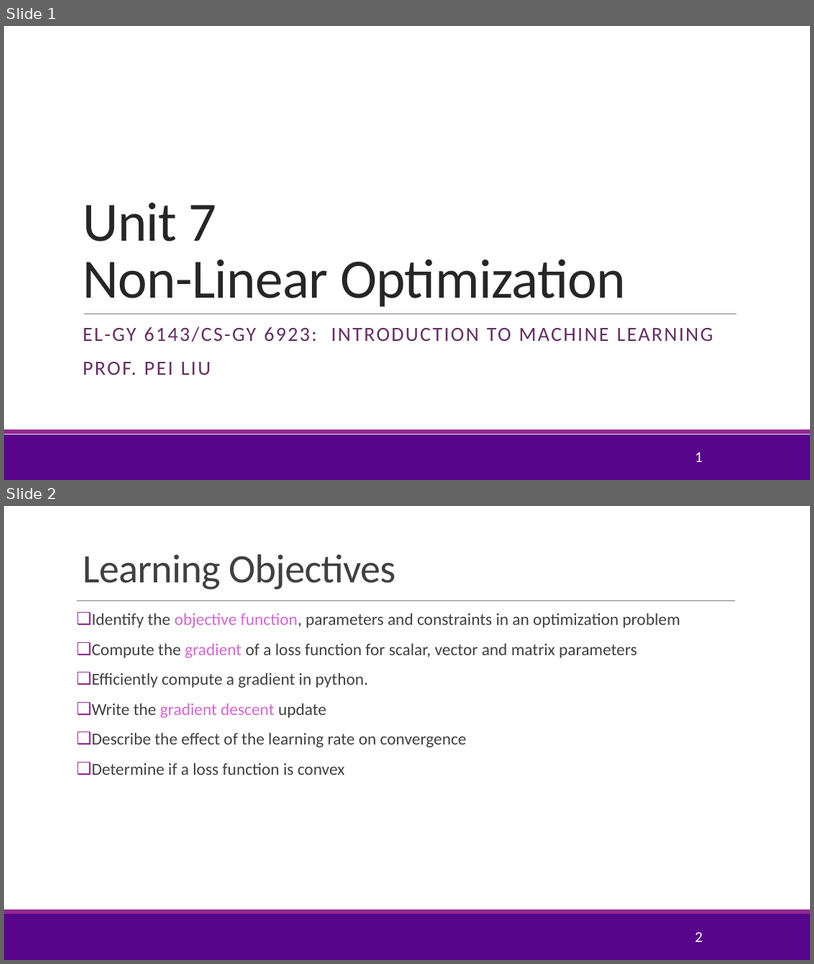
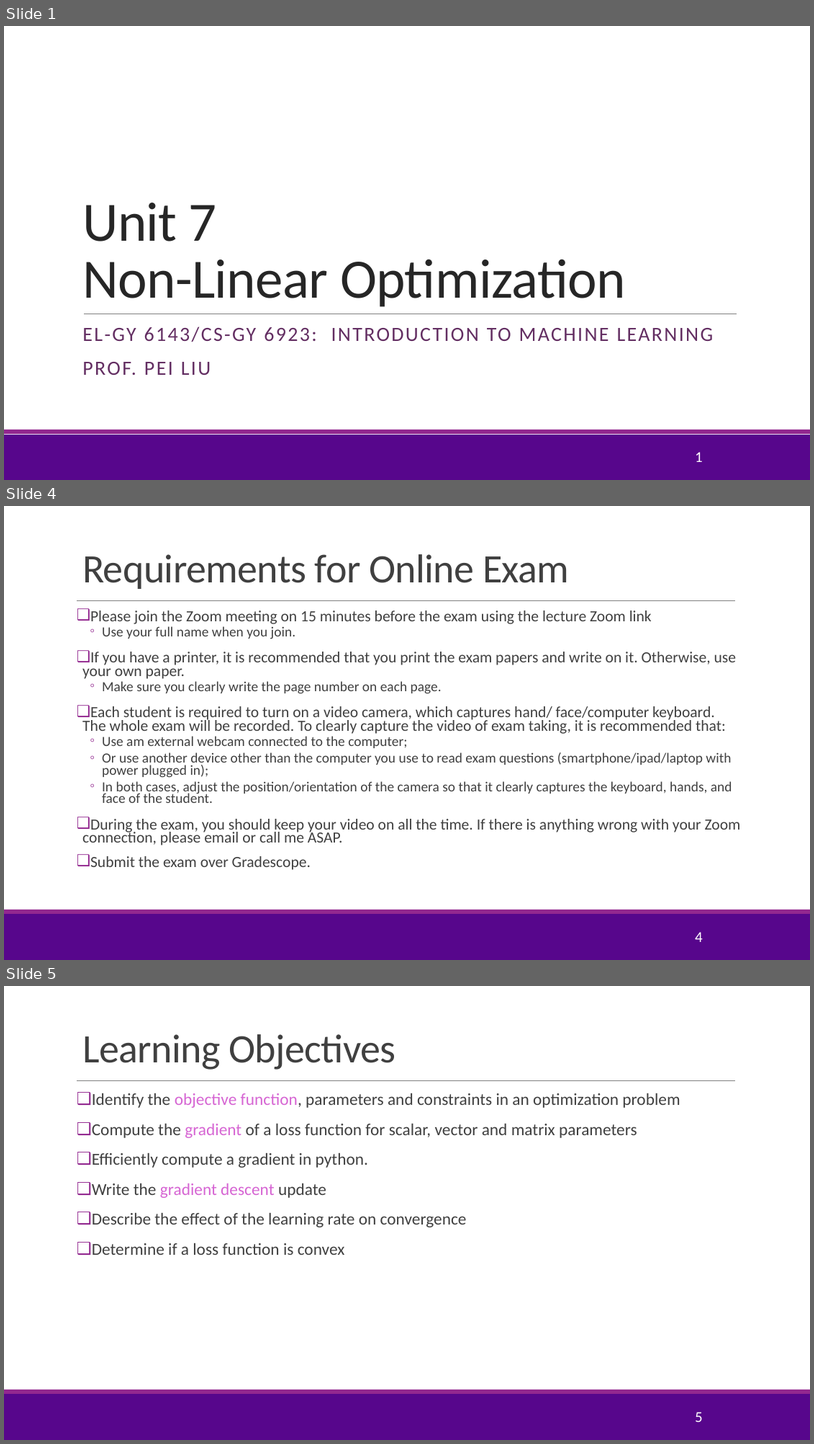
Before and after one commit to pliugithub/MachineLearning, a slide deck: lectures/Lect07_Optim.pptx. Shown one above the other, each under a label of ours: slides 1 and 2 before the commit, slides 1, 4 and 5 after it; the slides between them are not shown. The pictures are 814x964 and 814x1444 pixels, drawn with LibreOffice and Linux fonts; fonts in the diff are those of the drawing; background and template pictures are left out. Boxes give left, top, right and bottom in pixels: in the first picture for what was removed or moved away, otherwise in the second. Text is boxed around its words. In the diff, an @@ line names an element or a change of style, - is before the commit and + after.

Commit message:
updated exam requirement

```diff
--- a/lectures/Lect07_Optim.pptx
+++ b/lectures/Lect07_Optim.pptx
@@ slide 4 added at [4,506,810,960], background #FFFFFF; not listed: 3 template elements that a slide beside it also shows @@
@@ title added at [82,554,569,589], 48 pt, text #404040 @@
+Requirements for Online Exam
@@ text added at [82,610,741,870], 18.5 pt, text #404040 @@
+❑ Please join the Zoom meeting on 15 minutes before the exam using the lecture Zoom link
+  ◦ Use your full name when you join.
+❑ If you have a printer, it is recommended that you print the exam papers and write on it. Otherwise, use your own paper.
+  ◦ Make sure you clearly write the page number on each page.
+❑ Each student is required to turn on a video camera, which captures hand/ face/computer keyboard. The whole exam will be recorded. To clearly capture the video of exam taking, it is recommended that:
+  ◦ Use am external webcam connected to the computer;
+  ◦ Or use another device other than the computer you use to read exam questions (smartphone/ipad/laptop with power plugged in);
+  ◦ In both cases, adjust the position/orientation of the camera so that it clearly captures the keyboard, hands, and face of the student.
+❑ During the exam, you should keep your video on all the time. If there is anything wrong with your Zoom connection, please email or call me ASAP.
+❑ Submit the exam over Gradescope.
@@ page number added at [695,932,703,942], 18 pt, text #FFFFFF @@
+4
@@ what was slide 2 is now slide 5 @@
@@ page number at [695,1412,703,1422]: text changed @@
-2
+5
```
Also in this commit, not shown: 2 other slides added, 2 other files.
